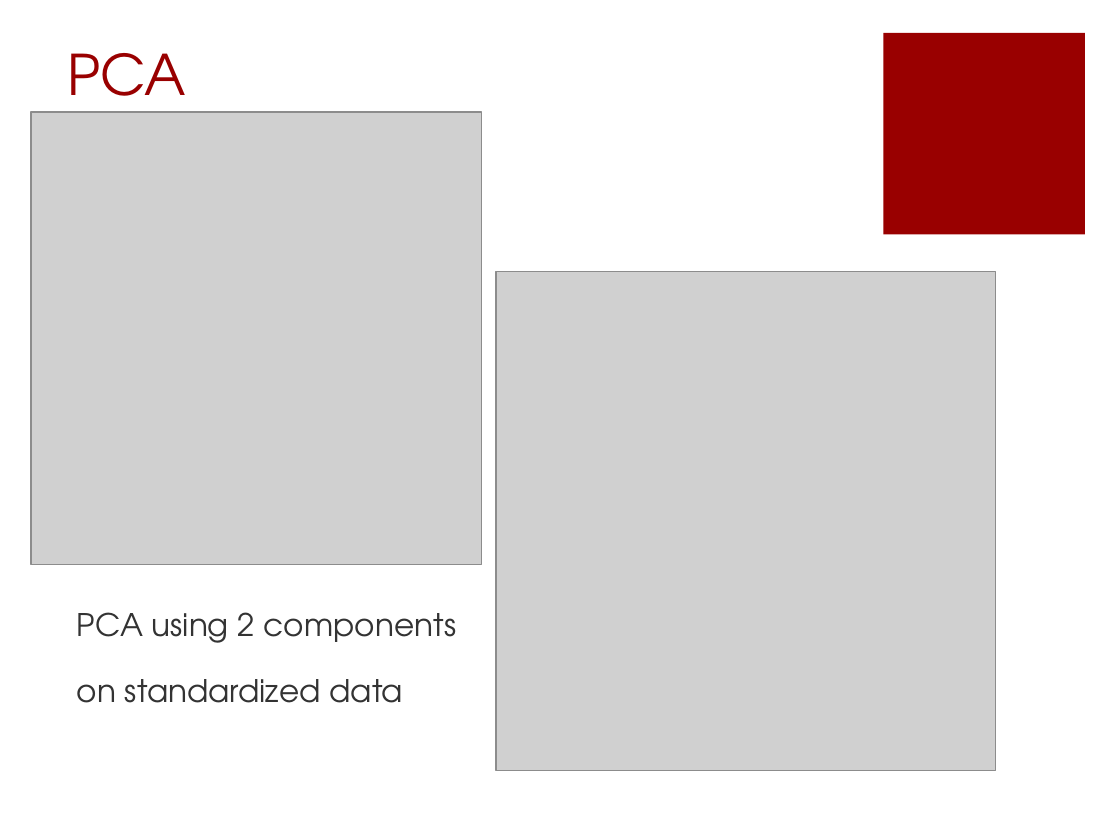
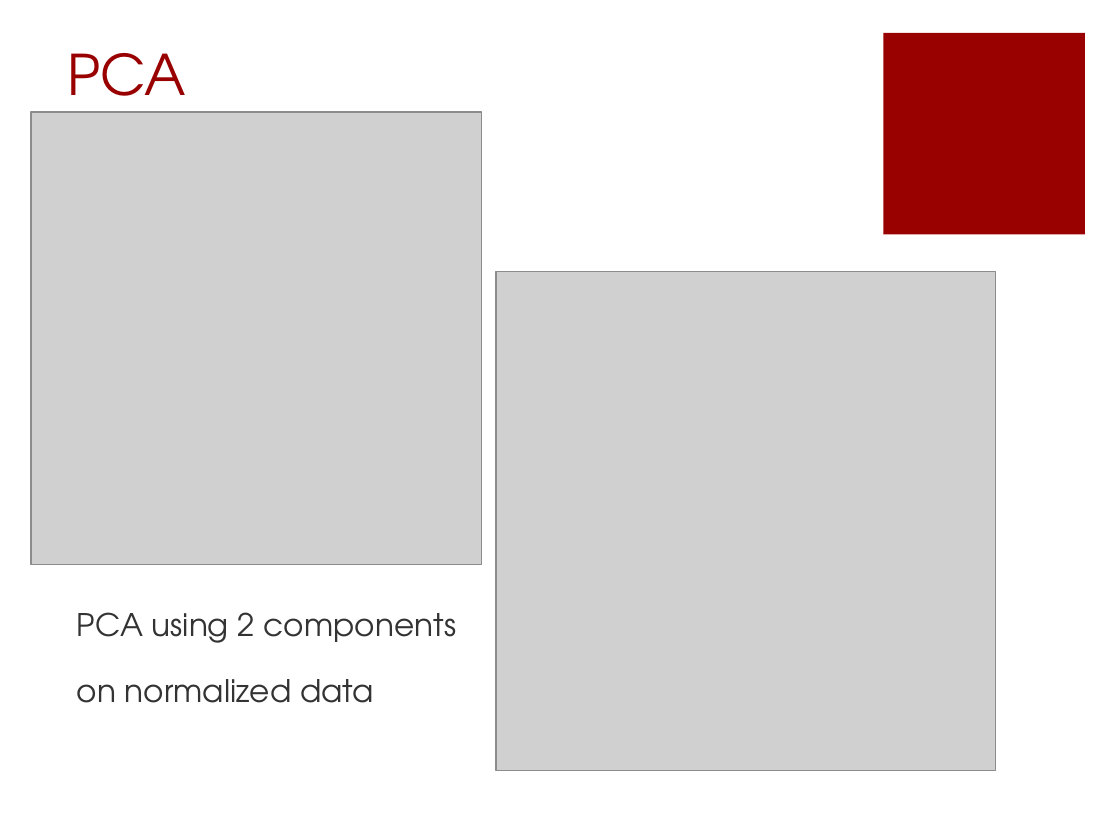
Before and after one commit to chc610/DAT_SF_18, a slide deck: slide 7 of final_project/Yelp_final.pptx (slide 4 before the commit). Drawn at 1120x840 pixels with LibreOffice and Linux fonts; fonts in the diff are those of the drawing; grey boxes stand for pictures. Boxes give left, top, right and bottom in pixels: in the first picture for what was removed or moved away, otherwise in the second. Text is boxed around its words. In the diff, an @@ line names an element or a change of style, - is before the commit and + after.

```diff
--- a/final_project/Yelp_final.pptx
+++ b/final_project/Yelp_final.pptx
@@ text at <box>77,679,374,703</box>: text changed @@
-on standardized data
+on normalized data
```
Also in this commit, not shown: 4 other slides changed, 3 slides added, 1 other file.
